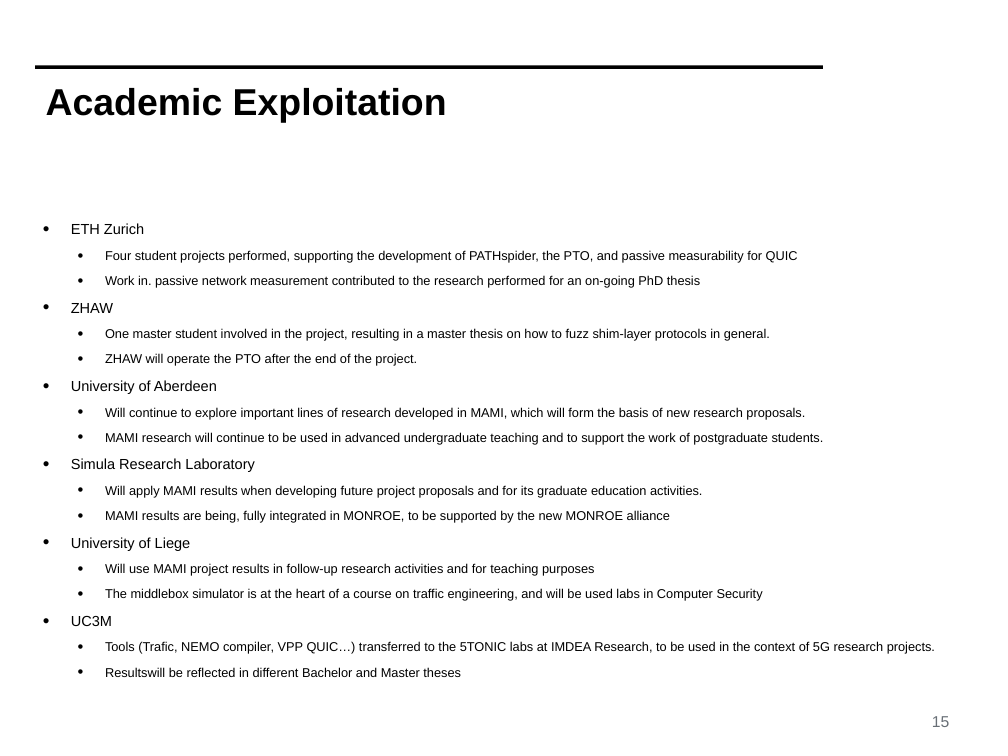
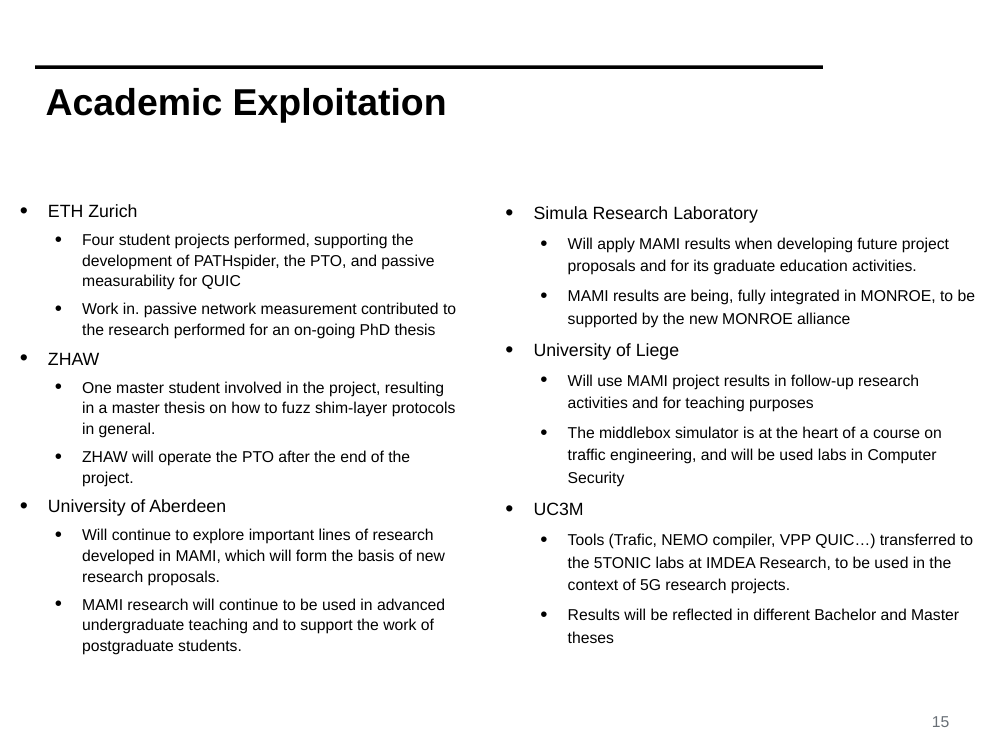
Before and after one commit to mami-project/roadshows, a slide deck: slide 15 of review3-brussels/WP4-ReviewFinal.pptx. Drawn at 1008x756 pixels with LibreOffice and Linux fonts; fonts in the diff are those of the drawing; background and template pictures are left out. Boxes give left, top, right and bottom in pixels: in the first picture for what was removed or moved away, otherwise in the second. Text is boxed around its words. In the diff, an @@ line names an element or a change of style, - is before the commit and + after.

```diff
--- a/review3-brussels/WP4-ReviewFinal.pptx
+++ b/review3-brussels/WP4-ReviewFinal.pptx
@@ text "ETH Zurich" moved from (x1=71, y1=223, x2=935, y2=677) to (x1=48, y1=204, x2=456, y2=655) @@
@@ text "ETH Zurich" at (x1=48, y1=204, x2=456, y2=655): size 14.8 to 18 pt in "ETH Zurich", "ZHAW", "University of Aberdeen"; size 12.9 to 16 pt; line spacing 1.2 to 1.1 @@
@@ text added at (x1=534, y1=206, x2=975, y2=643), 16 pt, text #000000 @@
+• Simula Research Laboratory
+  • Will apply MAMI results when developing future project proposals and for its graduate education activities.
+  • MAMI results are being, fully integrated in MONROE, to be supported by the new MONROE alliance
+• University of Liege
+  • Will use MAMI project results in follow-up research activities and for teaching purposes
+  • The middlebox simulator is at the heart of a course on traffic engineering, and will be used labs in Computer Security
+• UC3M
+  • Tools (Trafic, NEMO compiler, VPP QUIC…) transferred to the 5TONIC labs at IMDEA Research, to be used in the context of 5G research projects.
+  • Results will be reflected in different Bachelor and Master theses
@@ text at (x1=71, y1=458, x2=935, y2=677): paragraphs removed @@
-• Simula Research Laboratory
-  • Will apply MAMI results when developing future project proposals and for its graduate education activities.
-  • MAMI results are being, fully integrated in MONROE, to be supported by the new MONROE alliance
-• University of Liege
-  • Will use MAMI project results in follow-up research activities and for teaching purposes
-  • The middlebox simulator is at the heart of a course on traffic engineering, and will be used labs in Computer Security
-• UC3M
-  • Tools (Trafic, NEMO compiler, VPP QUIC…) transferred to the 5TONIC labs at IMDEA Research, to be used in the context of 5G research projects.
-  • Resultswill be reflected in different Bachelor and Master theses
```
Also in this commit, not shown: 10 other slides changed.
